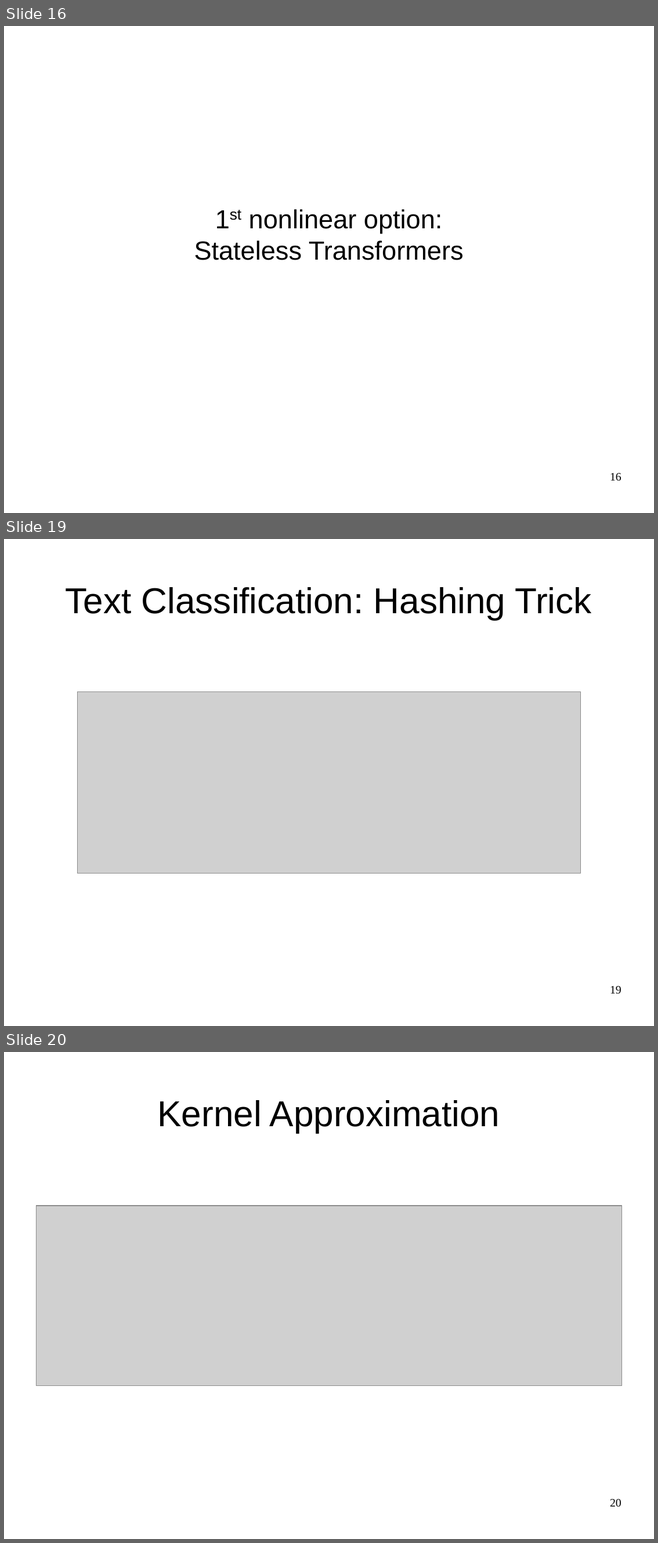
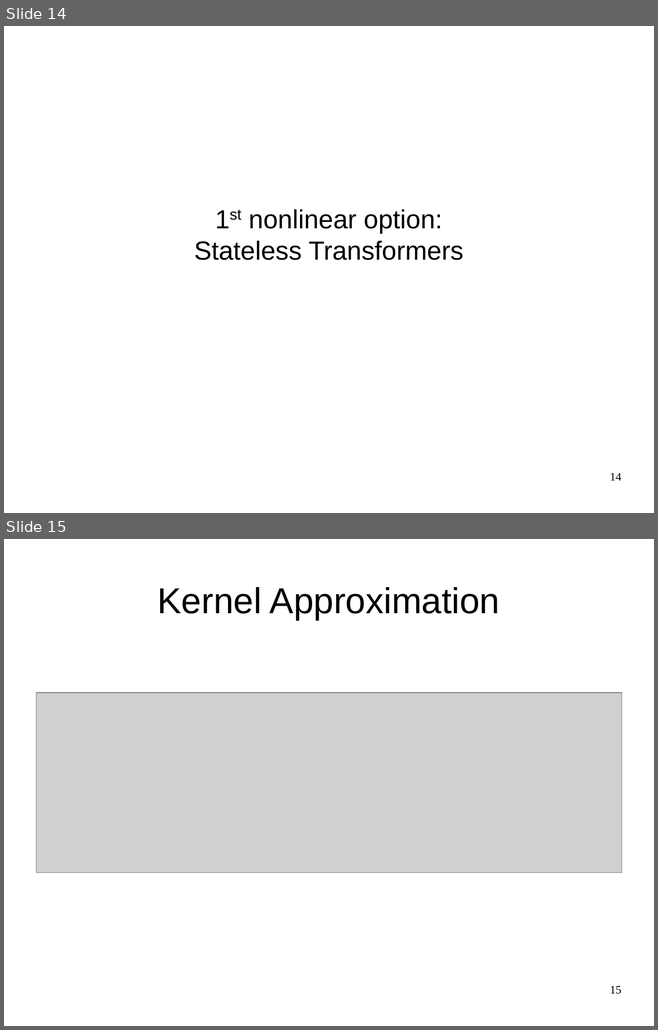
Before and after one commit to amueller/ml-workshop-4-of-4, a slide deck: slides/01-out-of-core-non-linear.odp. Shown one above the other, each under a label of ours: slides 16, 19 and 20 before the commit, slides 14 and 15 after it; the slides between them are not shown. The pictures are 658x1543 and 658x1030 pixels, drawn with LibreOffice and Linux fonts; fonts in the diff are those of the drawing; grey boxes stand for pictures. Boxes give left, top, right and bottom in pixels: in the first picture for what was removed or moved away, otherwise in the second. Text is boxed around its words. In the diff, an @@ line names an element or a change of style, - is before the commit and + after.

```diff
--- a/slides/01-out-of-core-non-linear.odp
+++ b/slides/01-out-of-core-non-linear.odp
@@ slide 19 removed at (x1=4, y1=539, x2=654, y2=1026), background #FFFFFF @@
@@ title removed at (x1=65, y1=587, x2=592, y2=620) @@
-Text Classification: Hashing Trick
@@ picture removed at (x1=78, y1=692, x2=581, y2=873) @@
@@ page number removed at (x1=610, y1=986, x2=621, y2=994) @@
-19
@@ what was slide 16 is now slide 14 @@
@@ page number at (x1=610, y1=473, x2=621, y2=481): text changed @@
-16
+14
@@ what was slide 20 is now slide 15 @@
@@ page number at (x1=610, y1=986, x2=621, y2=994): text changed @@
-20
+15
```
Also in this commit, not shown: 1 slide changed, 4 other slides removed, 1 other file.
